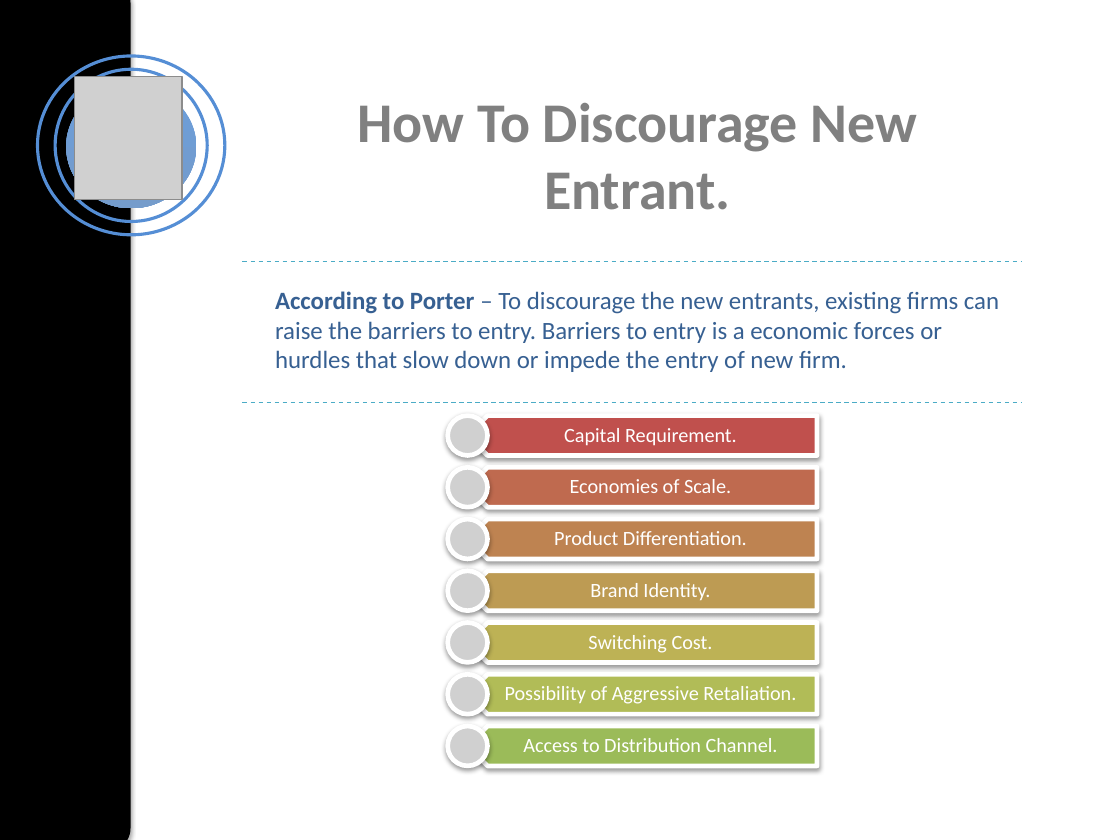
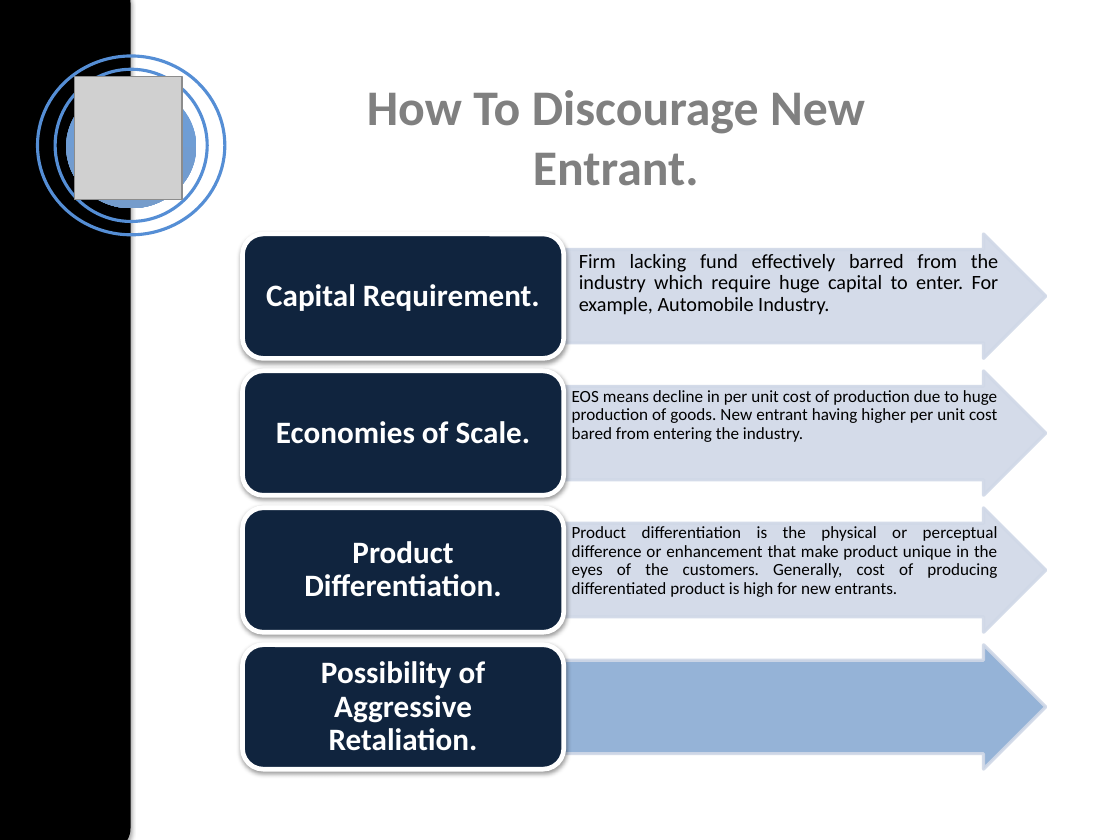
Before and after one commit to Akshaywebdev888/presentation, a slide deck: slide 8 of Five Forces of Competitive Ananlysis.pptx. Drawn at 1120x840 pixels with LibreOffice and Linux fonts; fonts in the diff are those of the drawing; grey boxes stand for pictures. Boxes give left, top, right and bottom in pixels: in the first picture for what was removed or moved away, otherwise in the second. Text is boxed around its words. In the diff, an @@ line names an element or a change of style, - is before the commit and + after.

Commit message:
Updated-02

```diff
--- a/Five Forces of Competitive Ananlysis.pptx
+++ b/Five Forces of Competitive Ananlysis.pptx
@@ text "How To Discourage New Entrant.": place and size @@
-text "How To Discourage New Entrant." at bbox=[358, 103, 917, 210]
+text "How To Discourage New Entrant." at bbox=[367, 90, 865, 186]
@@ text "How To Discourage New Entrant." at bbox=[367, 90, 865, 186]: size 36 to 32 pt @@
@@ line removed from (243, 261) to (1023, 261) @@
@@ size 13 to 20 pt, bold on; more space between paragraphs in 4 elements at bbox=[304, 541, 501, 597], bbox=[321, 661, 486, 751], bbox=[276, 421, 531, 444], bbox=[266, 284, 540, 311] @@
@@ text "Capital Requirement.": place and size @@
-text "Capital Requirement." at bbox=[564, 428, 737, 446]
+text "Capital Requirement." at bbox=[266, 284, 540, 311]
@@ text removed at bbox=[275, 291, 999, 372] @@
-According to Porter – To discourage the new entrants, existing firms can raise the barriers to entry. Barriers to entry is a economic forces or hurdles that slow down or impede the entry of new firm.
@@ text "Economies of Scale.": place and size @@
-text "Economies of Scale." at bbox=[570, 479, 731, 493]
+text "Economies of Scale." at bbox=[276, 421, 531, 444]
@@ line removed from (243, 402) to (1023, 402) @@
@@ text "Product Differentiation.": place and size @@
-text "Product Differentiation." at bbox=[554, 531, 747, 545]
+text "Product Differentiation." at bbox=[304, 541, 501, 597]
@@ group added at bbox=[243, 234, 1045, 769]: 4 right arrows, 4 rounded rectangles, 3 texts @@
+  Firm lacking fund effectively barred from the industry which require huge capital to enter. For example, Automobile Industry.
+  EOS means decline in per unit cost of production due to huge production of goods. New entrant having higher per unit cost bared from entering the industry.
+  Product differentiation is the physical or perceptual difference or enhancement that make product unique in the eyes of the customers. Generally, cost of producing differentiated product is high for new entrants.
@@ text "Possibility of Aggressive Retaliation.": place and size @@
-text "Possibility of Aggressive Retaliation." at bbox=[505, 686, 796, 704]
+text "Possibility of Aggressive Retaliation." at bbox=[321, 661, 486, 751]
@@ group removed at bbox=[448, 416, 818, 766]: 7 pentagon arrows, 7 pictures, 3 texts @@
-Brand Identity.
-Switching Cost.
-Access to Distribution Channel.
```
Also in this commit, not shown: 1 slide added.
